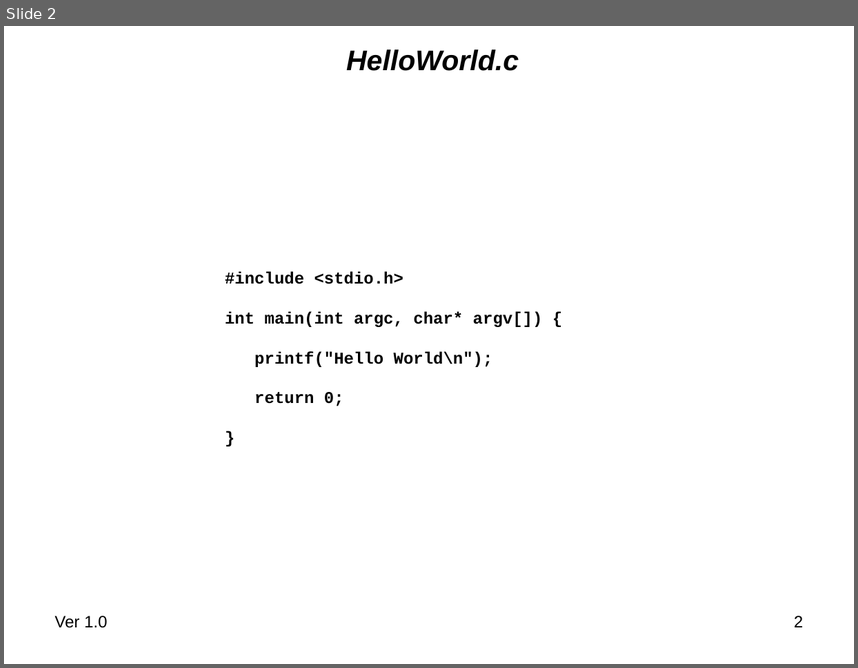
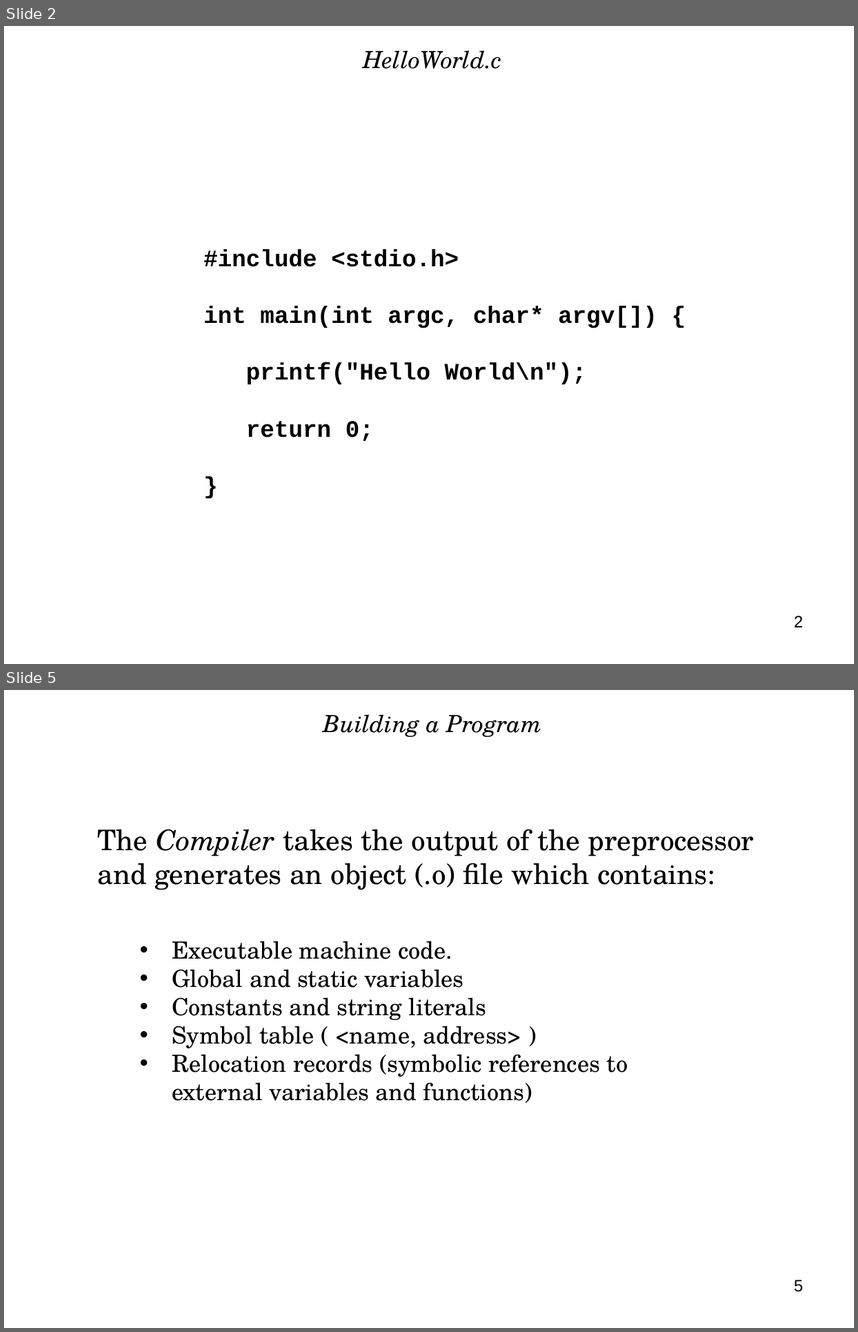
Before and after one commit to nasa/trick, a slide deck: share/doc/trick/Compiling_and_Linking_Overview.ppt. Shown one above the other, each under a label of ours: slide 2 before the commit, slides 2 and 5 after it; the slides between them are not shown. The pictures are 858x668 and 858x1332 pixels, drawn with LibreOffice and Linux fonts; fonts in the diff are those of the drawing; background and template pictures are left out. Boxes give left, top, right and bottom in pixels: in the first picture for what was removed or moved away, otherwise in the second. Text is boxed around its words. In the diff, an @@ line names an element or a change of style, - is before the commit and + after.

```diff
--- a/share/doc/trick/Compiling_and_Linking_Overview.ppt
+++ b/share/doc/trick/Compiling_and_Linking_Overview.ppt
@@ slide 5 added at box(4, 690, 854, 1328), background #FFFFFF @@
@@ title added at box(323, 714, 542, 737), 20 pt, text #000000, italic @@
+Building a Program
@@ text added at box(97, 829, 754, 890), 24 pt, text #000000 @@
+The Compiler takes the output of the preprocessor and generates an object (.o) file which contains:
@@ text added at box(172, 940, 628, 1103), 20 pt, text #000000 @@
+• Executable machine code.
+• Global and static variables
+• Constants and string literals
+• Symbol table ( <name, address> )
+• Relocation records (symbolic references to external variables and functions)
@@ page number added at box(794, 1279, 803, 1292), 14 pt, text #000000 @@
+5
@@ slide 2 changed as well @@
@@ title "HelloWorld.c" at box(363, 50, 502, 69): size 24 to 20 pt, font Arial to TeX Gyre Schola, bold off @@
@@ text "#include <stdio.h>": place and size @@
-text "#include <stdio.h>" at box(225, 272, 543, 406)
+text "#include <stdio.h>" at box(203, 249, 657, 441)
@@ text "#include <stdio.h>" at box(203, 249, 657, 441): size 14 to 20 pt @@
@@ text removed at box(55, 615, 107, 628) @@
-Ver 1.0
```
Also in this commit, not shown: 7 other slides changed, 2 other slides added, 1 slide removed, 1 other file.
